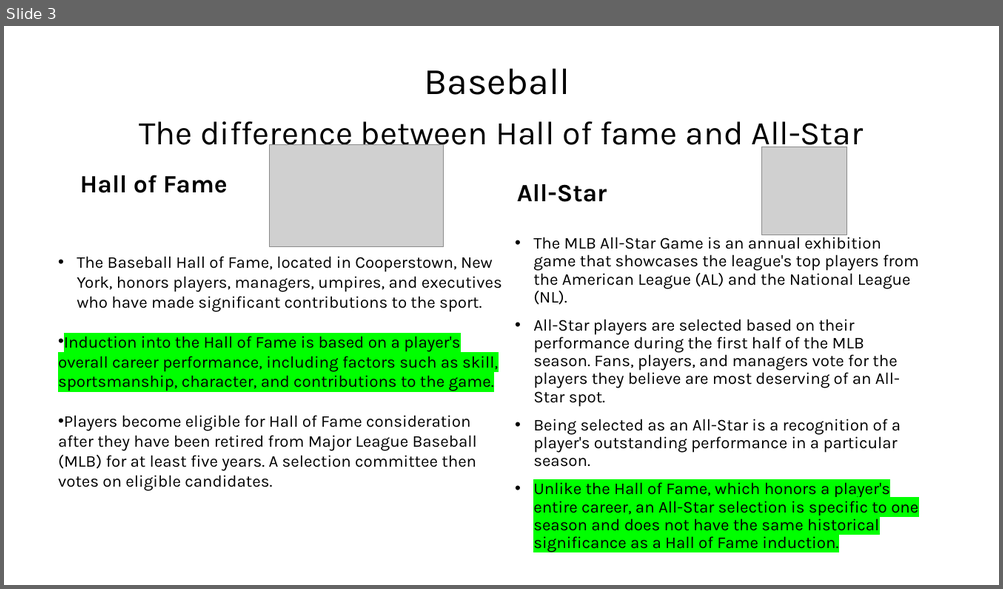
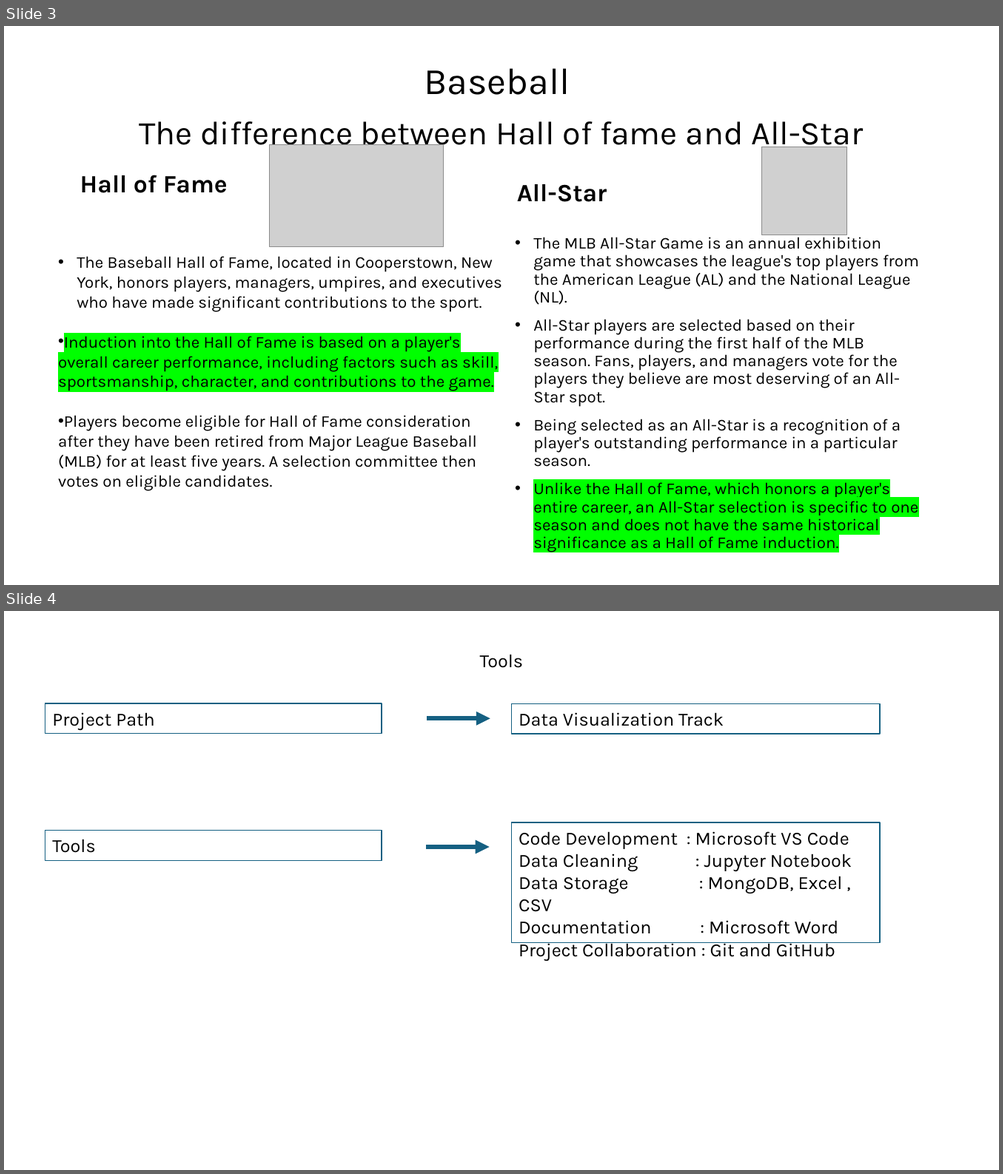
Before and after one commit to leeju09/Project-3-Baseball-, a slide deck: Presentation/Proect3_Group3.pptx. Shown one above the other, each under a label of ours: slide 3 before the commit, slides 3 and 4 after it. The pictures are 1003x589 and 1003x1174 pixels, drawn with LibreOffice and Linux fonts; fonts in the diff are those of the drawing; grey boxes stand for pictures. Boxes give left, top, right and bottom in pixels: in the first picture for what was removed or moved away, otherwise in the second. Text is boxed around its words. In the diff, an @@ line names an element or a change of style, - is before the commit and + after.

```diff
--- a/Presentation/Proect3_Group3.pptx
+++ b/Presentation/Proect3_Group3.pptx
@@ slide 4 added at [4,611,999,1170], background #FFFFFF @@
@@ text added at [480,654,523,668], 18 pt, text #000000 @@
+Tools
@@ rectangle added at [45,703,381,733], outline #156082 1 pt, 18 pt, text #000000 @@
+Project Path
@@ arrow added from (427, 718) to (490, 718), #156082 4.5 pt @@
@@ rectangle added at [512,703,880,733], outline #156082 1 pt, 18 pt, text #000000 @@
+Data Visualization Track
@@ rectangle added at [45,830,381,860], outline #156082 1 pt, 18 pt, text #000000 @@
+Tools
@@ rectangle added at [512,823,880,944], outline #156082 1 pt, 18 pt, text #000000 @@
+Code Development : Microsoft VS Code
+Data Cleaning : Jupyter Notebook
+Data Storage : MongoDB, Excel , CSV
+Documentation : Microsoft Word
+Project Collaboration : Git and GitHub
@@ arrow added from (427, 847) to (489, 847), #156082 4.5 pt @@
```
Also in this commit, not shown: 1 slide changed, 4 other slides added, 1 slide removed.
